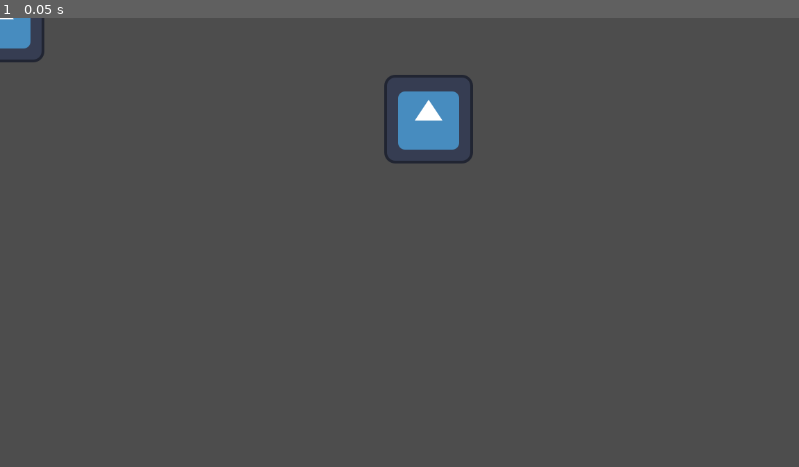
Above: before the commit, frame 1.
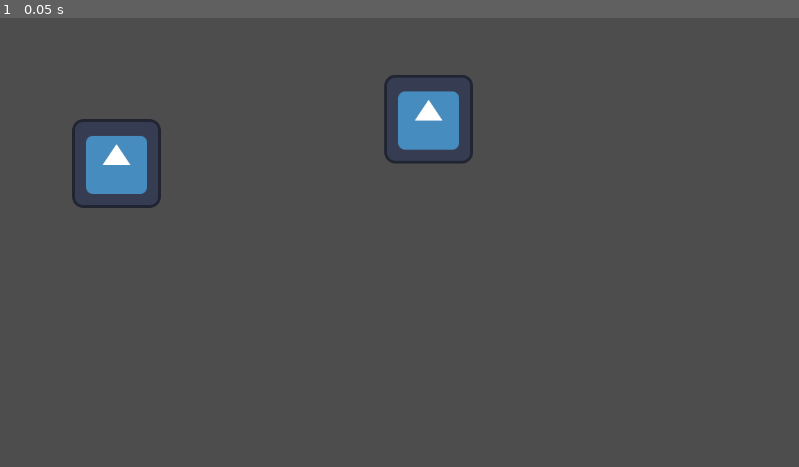
Above: after the commit, the same moment.

Repository: gdp-ufrj/raposo-standup
Game: Godot game, scene res://Scenes/gameplay.tscn
The game is run twice, just before and just after one commit, with the same random seed, the same clock (stepped at 60 frames per second) and the same inputs. The engine's default icon, where the game draws it, is replaced by a stand-in: a white triangle on a blue panel in a dark square.
Inputs:
- Up to frame 1 (0.05 s): no input

The runs differ from the first frame. In frame 1, 1.6% of the frame differs, in the area x 0-21%, y 0-43%.

Commit message:
Criação e aleatoriedade dos balões

Diff:
--- a/Scenes/gameplay.tscn
+++ b/Scenes/gameplay.tscn
@@ -35,12 +35,14 @@
 script = ExtResource("2_vo60r")
 
 [node name="GameManager" type="Node2D" parent="."]
+position = Vector2(192, 312)
 script = ExtResource("3_igkb1")
 
 [node name="Timer" type="Timer" parent="GameManager"]
 
 [node name="Balloon" type="AnimatedSprite2D" parent="."]
+position = Vector2(168, 210)
 sprite_frames = SubResource("SpriteFrames_jcn8c")
 script = ExtResource("4_d0jyi")
 
-[connection signal="input_Pressed" from="Player" to="GameManager" method="_on_player_input_pressed"]
+[connection signal="input_pressed" from="Player" to="GameManager" method="_on_player_input_pressed"]
--- a/Scripts/Balloon.gd
+++ b/Scripts/Balloon.gd
@@ -1,18 +1,25 @@
 class_name Balloon extends AnimatedSprite2D
 
-var direction #Uma Queue
+signal blew_up(is_player_hit)
+
+var direction_queue : Array #Uma Queue
 var time_left
+var queue_index : int
 var opposite_command : bool
 var inverted_queue : bool
 
-func _init(direction, time_left, opposite_command = false, inverted_queue = false):
-	self.direction = direction
+func _init(direction_queue : Array, time_left, function_blew_up, opposite_command = false, inverted_queue = false):
+	self.direction_queue = direction_queue
 	self.time_left = time_left
 	self.opposite_command = opposite_command
 	self.inverted_queue = inverted_queue
+	queue_index = 0
+	blew_up.connect(function_blew_up)
 
 func check_direction(direction):
-	if self.direction == direction:	#temporário só o balão simples
-		return true
+	if direction_queue[queue_index] == direction:
+		queue_index += 1
+		if direction_queue.size() == queue_index:
+			blew_up.emit(true)
 	else:
-		return false
+		blew_up.emit(false)
--- a/Scripts/GameManager.gd
+++ b/Scripts/GameManager.gd
@@ -1,25 +1,56 @@
 extends Node2D
-var list_balloons := []
+var current_balloon : Balloon
+var random = RandomNumberGenerator.new()
 
 # Called when the node enters the scene tree for the first time.
 func _ready():
-	create_balloon("Right", 30) # Replace with function body.
-	create_balloon("Left", 30)
-	create_balloon("Up", 30)
-	create_balloon("Down", 30)
-	create_balloon("Right", 30)
-# Called every frame. 'delta' is the elapsed time since the previous frame.
+	generate_random_balloon()
+
 func _process(delta):
 	pass
 
-func create_balloon(direction, time_left, opposite_command = false, inverted_queue = false): #Instancia balão
-	var new_balloon = Balloon.new(direction, time_left, opposite_command, inverted_queue)
-	list_balloons.append(new_balloon)
+func generate_random_balloon():
+	var direction_queue = []
+	var inverted_queue = false
+	if random_bool(80) : #Decide se vai ser uma sequência com um ou mais elementos
+		direction_queue.append(random_direction())
+	else:	#Múltipla
+		for i in range(3):
+			direction_queue.append(random_direction())
+		inverted_queue = random_bool(25)	#Talvez mudar a porcentagem durante o jogo
+	random.randomize()
+	var time_left = random.randi_range(3, 8)
+	var opposite_command = random_bool(25)	 #Talvez mudar a porcentagem durante o jogo
+	create_balloon(direction_queue, time_left, opposite_command, inverted_queue)
+
+func create_balloon(direction_queue, time_left, opposite_command, inverted_queue):
+	current_balloon = Balloon.new(direction_queue, time_left, self._on_balloon_blew_up, opposite_command, inverted_queue)
+	print(current_balloon.direction_queue)
 
 func _on_player_input_pressed(direction):
-	if list_balloons.size() != 0 :
-		var balloon = list_balloons.pop_front()
-		if balloon.check_direction(direction):
-			print("Acertou")
-		else:
-			print("Errou")
+	if current_balloon :
+		current_balloon.check_direction(direction)
+
+func _on_balloon_blew_up(is_player_hit):
+	if is_player_hit:
+		print("Acertou")
+	else:
+		print("Errou")
+	generate_random_balloon()
+
+func random_direction():
+	random.randomize()
+	var random_number = random.randi_range(0, 3)
+	match random_number:
+		0:
+			return "Up"
+		1:
+			return "Down"
+		2:
+			return "Right"
+		3:
+			return "Left"
+
+func random_bool(percentage:int):
+	random.randomize()
+	return percentage <= random.randi_range(0, 100)
--- a/Scripts/InputControl.gd
+++ b/Scripts/InputControl.gd
@@ -1,5 +1,5 @@
 extends AnimatedSprite2D
-signal input_Pressed(direction)
+signal input_pressed(direction)
 
 # Called when the node enters the scene tree for the first time.
 func _ready():
@@ -9,10 +9,10 @@
 # Called every frame. 'delta' is the elapsed time since the previous frame.
 func _process(delta):
 	if Input.is_action_just_pressed("RightEmoji"):
-		input_Pressed.emit("Right")
+		input_pressed.emit("Right")
 	if Input.is_action_just_pressed("LeftEmoji"):
-		input_Pressed.emit("Left")
+		input_pressed.emit("Left")
 	if Input.is_action_just_pressed("UpEmoji"):
-		input_Pressed.emit("Up")
+		input_pressed.emit("Up")
 	if Input.is_action_just_pressed("DownEmoji"):
-		input_Pressed.emit("Down")
+		input_pressed.emit("Down")
